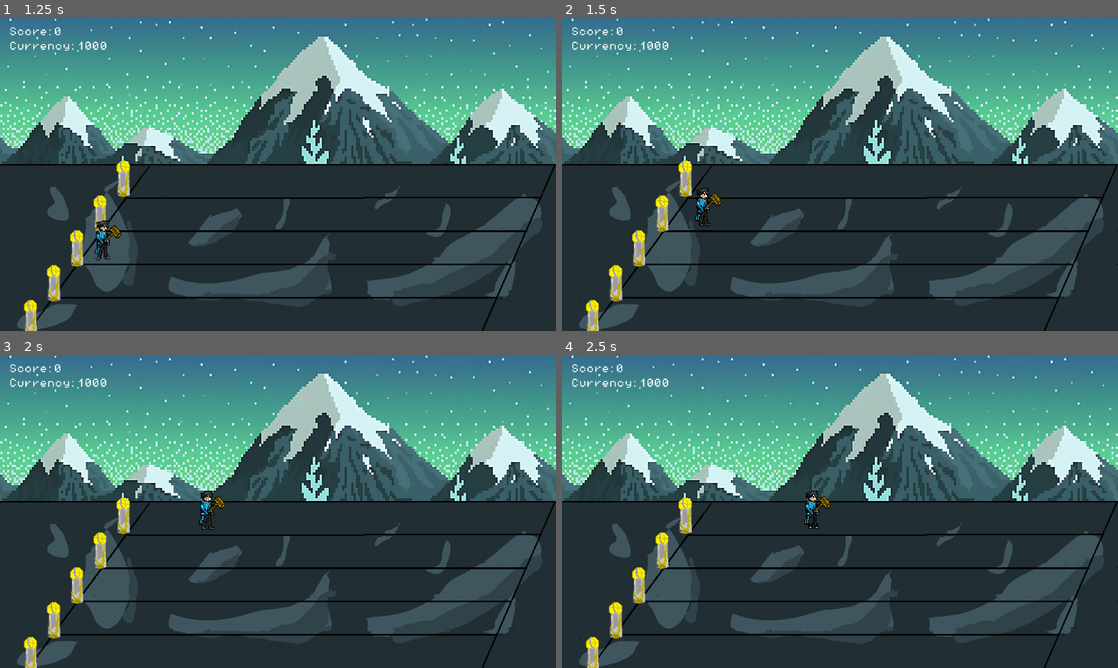
Above: before the commit, frames 1-4 (two rows, left to right).
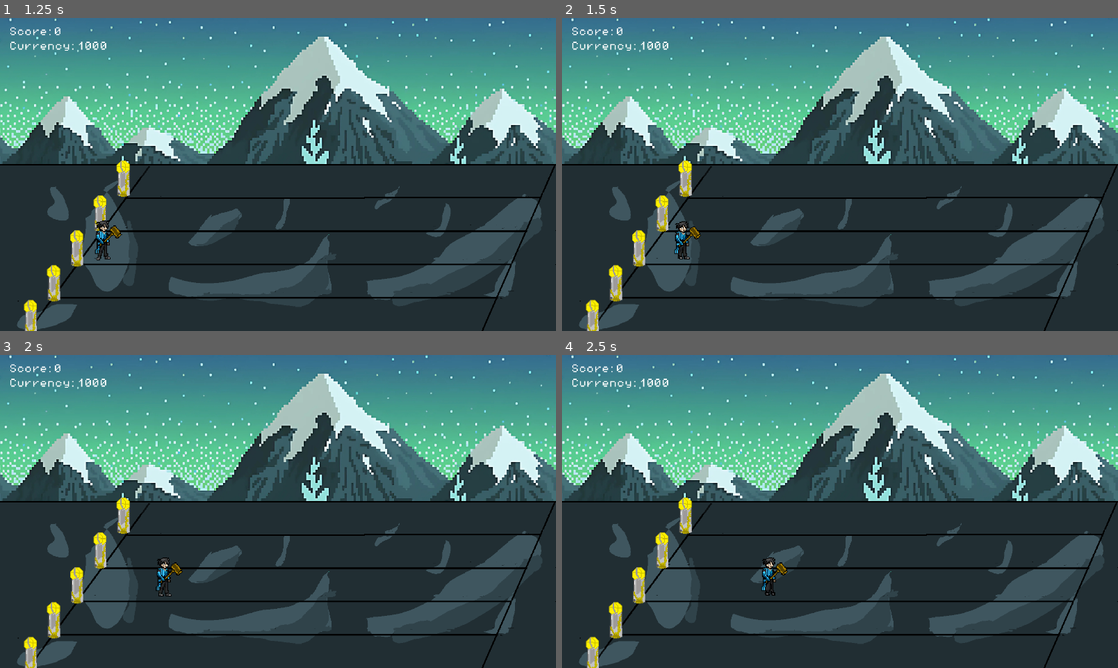
Above: after the commit, the same moments.

Repository: varun22/ECS179-FinalProject
Game: Godot game, scene res://scenes/menu.tscn
Same seed, same stepped clock (60 frames per second), same inputs: the game is played once before the commit and once after it. The engine's default icon, where the game draws it, is replaced by a stand-in: a white triangle on a blue panel in a dark square. Sound files missing from this copy of the repository are replaced by a short silence.
Inputs:
- Up to frame 1 (1.25 s): click "Play Game" at 0.5 s
- Up to frame 2 (1.5 s): tap Enter (attack) at 1.25 s; hold Right (move_right) from 1.28 s (still down); tap Up (move_up) at 1.35 s
- Up to frame 3 (2 s): keep holding Right (move_right); tap Up (move_up) at 1.52, 1.82 s
- Up to frame 4 (2.5 s): keep holding Right (move_right); tap Enter (attack) at 2.1 s; tap Up (move_up) at 2.27, 2.3 s

Frame 1 is identical in both runs. In frame 2, 0.6% of the frame differs, in the area x 20-29%, y 54-78%; in frame 3, 0.5%; in frame 4, 0.5%.

Commit message:
fixed spritesheet, added jump animation for player to move between rows

Diff:
--- /dev/null
+++ b/tend&defend/scenes/banana.tscn
@@ -0,0 +1,150 @@
+[gd_scene load_steps=22 format=3 uid="uid://sqywkb6ta4p8"]
+
+[ext_resource type="Script" path="res://scripts/banana.gd" id="1_wrrrb"]
+[ext_resource type="Texture2D" path="res://assets/Banana/Banana.png" id="2_pn06q"]
+
+[sub_resource type="AtlasTexture" id="AtlasTexture_k10n7"]
+atlas = ExtResource("2_pn06q")
+region = Rect2(0, 0, 32, 32)
+
+[sub_resource type="AtlasTexture" id="AtlasTexture_85crb"]
+atlas = ExtResource("2_pn06q")
+region = Rect2(32, 0, 32, 32)
+
+[sub_resource type="AtlasTexture" id="AtlasTexture_uosif"]
+atlas = ExtResource("2_pn06q")
+region = Rect2(64, 0, 32, 32)
+
+[sub_resource type="AtlasTexture" id="AtlasTexture_b0kt3"]
+atlas = ExtResource("2_pn06q")
+region = Rect2(96, 0, 32, 32)
+
+[sub_resource type="AtlasTexture" id="AtlasTexture_k8xvq"]
+atlas = ExtResource("2_pn06q")
+region = Rect2(0, 32, 32, 32)
+
+[sub_resource type="AtlasTexture" id="AtlasTexture_g74ru"]
+atlas = ExtResource("2_pn06q")
+region = Rect2(32, 32, 32, 32)
+
+[sub_resource type="AtlasTexture" id="AtlasTexture_1ui4s"]
+atlas = ExtResource("2_pn06q")
+region = Rect2(64, 32, 32, 32)
+
+[sub_resource type="AtlasTexture" id="AtlasTexture_kc3xv"]
+atlas = ExtResource("2_pn06q")
+region = Rect2(96, 32, 32, 32)
+
+[sub_resource type="AtlasTexture" id="AtlasTexture_6277y"]
+atlas = ExtResource("2_pn06q")
+region = Rect2(0, 64, 32, 32)
+
+[sub_resource type="AtlasTexture" id="AtlasTexture_7rtlx"]
+atlas = ExtResource("2_pn06q")
+region = Rect2(32, 64, 32, 32)
+
+[sub_resource type="AtlasTexture" id="AtlasTexture_dse0u"]
+atlas = ExtResource("2_pn06q")
+region = Rect2(64, 64, 32, 32)
+
+[sub_resource type="AtlasTexture" id="AtlasTexture_6hpjm"]
+atlas = ExtResource("2_pn06q")
+region = Rect2(96, 64, 32, 32)
+
+[sub_resource type="AtlasTexture" id="AtlasTexture_3saxd"]
+atlas = ExtResource("2_pn06q")
+region = Rect2(0, 96, 32, 32)
+
+[sub_resource type="AtlasTexture" id="AtlasTexture_ac7pm"]
+atlas = ExtResource("2_pn06q")
+region = Rect2(32, 96, 32, 32)
+
+[sub_resource type="AtlasTexture" id="AtlasTexture_lqg6e"]
+atlas = ExtResource("2_pn06q")
+region = Rect2(64, 96, 32, 32)
+
+[sub_resource type="AtlasTexture" id="AtlasTexture_qnqvf"]
+atlas = ExtResource("2_pn06q")
+region = Rect2(96, 96, 32, 32)
+
+[sub_resource type="AtlasTexture" id="AtlasTexture_2comu"]
+atlas = ExtResource("2_pn06q")
+region = Rect2(0, 128, 32, 32)
+
+[sub_resource type="SpriteFrames" id="SpriteFrames_gcbpb"]
+animations = [{
+"frames": [{
+"duration": 1.0,
+"texture": SubResource("AtlasTexture_k10n7")
+}, {
+"duration": 1.0,
+"texture": SubResource("AtlasTexture_85crb")
+}, {
+"duration": 1.0,
+"texture": SubResource("AtlasTexture_uosif")
+}, {
+"duration": 1.0,
+"texture": SubResource("AtlasTexture_b0kt3")
+}, {
+"duration": 1.0,
+"texture": SubResource("AtlasTexture_k8xvq")
+}, {
+"duration": 1.0,
+"texture": SubResource("AtlasTexture_g74ru")
+}, {
+"duration": 1.0,
+"texture": SubResource("AtlasTexture_1ui4s")
+}, {
+"duration": 1.0,
+"texture": SubResource("AtlasTexture_kc3xv")
+}, {
+"duration": 1.0,
+"texture": SubResource("AtlasTexture_6277y")
+}, {
+"duration": 1.0,
+"texture": SubResource("AtlasTexture_7rtlx")
+}, {
+"duration": 1.0,
+"texture": SubResource("AtlasTexture_dse0u")
+}, {
+"duration": 1.0,
+"texture": SubResource("AtlasTexture_6hpjm")
+}, {
+"duration": 1.0,
+"texture": SubResource("AtlasTexture_3saxd")
+}, {
+"duration": 1.0,
+"texture": SubResource("AtlasTexture_ac7pm")
+}, {
+"duration": 1.0,
+"texture": SubResource("AtlasTexture_lqg6e")
+}, {
+"duration": 1.0,
+"texture": SubResource("AtlasTexture_qnqvf")
+}, {
+"duration": 1.0,
+"texture": SubResource("AtlasTexture_2comu")
+}],
+"loop": true,
+"name": &"default",
+"speed": 10.0
+}]
+
+[sub_resource type="CircleShape2D" id="CircleShape2D_wehvc"]
+radius = 11.0
+
+[node name="Area2D" type="Area2D"]
+scale = Vector2(2.72, 2.72)
+script = ExtResource("1_wrrrb")
+
+[node name="AnimatedSprite2D" type="AnimatedSprite2D" parent="."]
+sprite_frames = SubResource("SpriteFrames_gcbpb")
+autoplay = "default"
+frame_progress = 0.585412
+
+[node name="CollisionShape2D" type="CollisionShape2D" parent="."]
+position = Vector2(0, -4)
+shape = SubResource("CircleShape2D_wehvc")
+
+[connection signal="body_entered" from="." to="." method="_on_body_entered"]
+[connection signal="body_shape_entered" from="." to="." method="_on_body_shape_entered"]
--- a/tend&defend/scenes/player.tscn
+++ b/tend&defend/scenes/player.tscn
@@ -17,7 +17,7 @@
 "times": PackedFloat32Array(0),
 "transitions": PackedFloat32Array(1),
 "update": 1,
-"values": [6]
+"values": [2]
 }
 tracks/1/type = "value"
 tracks/1/imported = false
@@ -293,6 +293,22 @@
 "transitions": PackedFloat32Array(1, 1, 1),
 "update": 1,
 "values": [0, 2, 1]
+}
+
+[sub_resource type="Animation" id="Animation_v1ovg"]
+resource_name = "jump"
+length = 0.4
+tracks/0/type = "value"
+tracks/0/imported = false
+tracks/0/enabled = true
+tracks/0/path = NodePath("Sprite2d:frame")
+tracks/0/interp = 1
+tracks/0/loop_wrap = true
+tracks/0/keys = {
+"times": PackedFloat32Array(0.0333333, 0.1, 0.333333, 0.4),
+"transitions": PackedFloat32Array(1, 1, 1, 1),
+"update": 1,
+"values": [6, 38, 38, 6]
 }
 
 [sub_resource type="AnimationLibrary" id="AnimationLibrary_gy81v"]
@@ -303,6 +319,7 @@
 "hammer_attack": SubResource("Animation_3eckw"),
 "hammer_idle": SubResource("Animation_4dvtl"),
 "hammer_move_right": SubResource("Animation_3kkxo"),
+"jump": SubResource("Animation_v1ovg"),
 "racket_attack": SubResource("Animation_sl16o"),
 "racket_idle": SubResource("Animation_h7cjj"),
 "racket_move_right": SubResource("Animation_n75yp"),
@@ -331,7 +348,7 @@
 texture = ExtResource("2_ab0o7")
 hframes = 6
 vframes = 7
-frame = 6
+frame = 2
 
 [node name="AnimationPlayer" type="AnimationPlayer" parent="Sprite2d"]
 root_node = NodePath("../..")
--- a/tend&defend/scripts/buy_phase.gd
+++ b/tend&defend/scripts/buy_phase.gd
@@ -85,14 +85,14 @@
 		scene_switcher.switch_scene("res://scenes/stage1.tscn")
 
 
-func _on_stick_pressed() -> void:
-	player.type = 2
-
-func _on_hammer_pressed() -> void:
-	player.type = 3
-
-func _on_racket_pressed() -> void:
-	player.type = 4
+#func _on_stick_pressed() -> void:
+	#player.type = 2
+#
+#func _on_hammer_pressed() -> void:
+	#player.type = 3
+	#
+#func _on_racket_pressed() -> void:
+	#player.type = 4
 
 
 # When pressed, switches to power tower if enough currency
--- a/tend&defend/scripts/player.gd
+++ b/tend&defend/scripts/player.gd
@@ -32,6 +32,7 @@
 
 func _ready():
 	current_health = HEALTH
+	target_position = global_position
 	bind_player_input_commands()
 
 
@@ -44,18 +45,20 @@
 func change_facing(new_facing:Facing) -> void:
 	facing = new_facing
 
+var target_position: Vector2
+var lerp_speed: float = 10.0
+
 func move_up():
 	if current_y_index > 0:
 		current_y_index -= 1
-		global_position.y = y_positions[current_y_index]
-		global_position.x += 77
+		target_position.y = y_positions[current_y_index]
+		target_position.x = global_position.x + 77
 
 func move_down():
 	if current_y_index < y_positions.size() - 1:
 		current_y_index += 1
-		global_position.y = y_positions[current_y_index]
-		global_position.x -= 77
-
+		target_position.y = y_positions[current_y_index]
+		target_position.x = global_position.x - 77
 
 func _physics_process(delta: float) -> void:
 	move_and_slide()
@@ -72,6 +75,18 @@
 		else:
 			$Sprite2d/AnimationPlayer.play("racket_move_right")
 		right_cmd.execute(self)
+		target_position.x += SPEED * delta
+	elif move_input < -0.1:
+		if type == 1:
+			$Sprite2d/AnimationPlayer.play("stick_walk_right")
+		elif type == 2:
+			$Sprite2d/AnimationPlayer.play("sword_walk_right")
+		elif type == 3:
+			$Sprite2d/AnimationPlayer.play("hammer_move_right")
+		else:
+			$Sprite2d/AnimationPlayer.play("racket_move_right")
+		left_cmd.execute(self)
+		target_position.x -= SPEED * delta
 	elif Input.is_action_just_pressed("attack"):
 		if type == 1:
 			$Sprite2d/AnimationPlayer.play("stick_attack")
@@ -82,19 +97,14 @@
 		else:
 			$Sprite2d/AnimationPlayer.play("racket_attack")
 		attack.execute(self)
-
-	elif move_input < -0.1:
-		if type == 1:
-			$Sprite2d/AnimationPlayer.play("stick_walk_right")
-		elif type == 2:
-			$Sprite2d/AnimationPlayer.play("sword_walk_right")
-		elif type == 3:
-			$Sprite2d/AnimationPlayer.play("hammer_move_right")
-		else:
-			$Sprite2d/AnimationPlayer.play("racket_move_right")
-		left_cmd.execute(self)
+	elif Input.is_action_just_pressed("move_up"):
+		$Sprite2d/AnimationPlayer.play("jump")
+		move_up()
+	elif Input.is_action_just_pressed("move_down"):
+		$Sprite2d/AnimationPlayer.play("jump")
+		move_down()
 	else:
-		if(!$Sprite2d/AnimationPlayer.is_playing()):
+		if (!$Sprite2d/AnimationPlayer.is_playing()):
 			if type == 1:
 				$Sprite2d/AnimationPlayer.play("stick_idle")
 			elif type == 2:
@@ -105,13 +115,9 @@
 				$Sprite2d/AnimationPlayer.play("racket_idle")
 		idle.execute(self)
 
+	target_position.x = clamp(target_position.x, 0, MAX_X)
 
-	self.global_position.x = clamp(self.global_position.x, 0, MAX_X)
-
-	if Input.is_action_just_pressed("move_up"):
-		move_up()
-	elif Input.is_action_just_pressed("move_down"):
-		move_down()
+	global_position = lerp(global_position, target_position, lerp_speed * delta)
 
 func take_damage(damage:int) -> void:
 	current_health -= damage
Binary file changed: tend&defend/assets/Player/Character Sheet (1).png
Not shown: 1 places in tend&defend/scenes/player.tscn that only renumber resources
